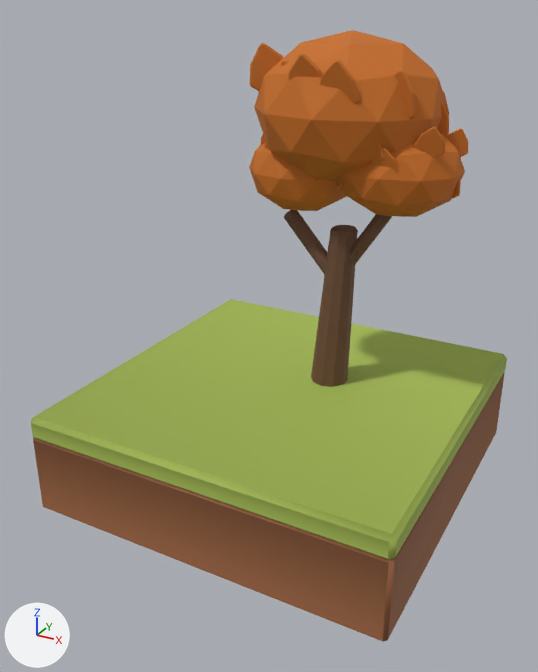
An edit to the glTF model assets/3d/reworked/tile_grove_autumn.glb, drawn before and after from the same camera.
Before and after are seen from a camera (50 mm lens) standing at (1.72, -3.34, 1.94) and looking at (-0.03, -0.16, 0.35). The lights are fixed; the arrows at lower left show +X, +Y and +Z. The picture after the commit comes second. Where no turn or scale is listed for an object, it has been applied to the vertices. Vertices at exactly the same position are counted once.

Names of what the first picture shows: 'ga_branch_l', 'ga_branch_r', 'ga_c0_leaf0', 'ga_c0_leaf1', 'ga_c0_leaf10', 'ga_c0_leaf11', 'ga_c0_leaf13', 'ga_c0_leaf8', 'ga_c0_mass', 'ga_c1_leaf0', 'ga_c1_leaf1', 'ga_c1_leaf10', 'ga_c1_leaf11', 'ga_c1_leaf12', 'ga_c1_leaf7', 'ga_c1_mass', 'ga_c2_leaf8', 'ga_c2_leaf9', 'ga_c2_mass', 'ga_trunk', 'tile_grove_autumn_body', 'tile_grove_autumn_cap'.
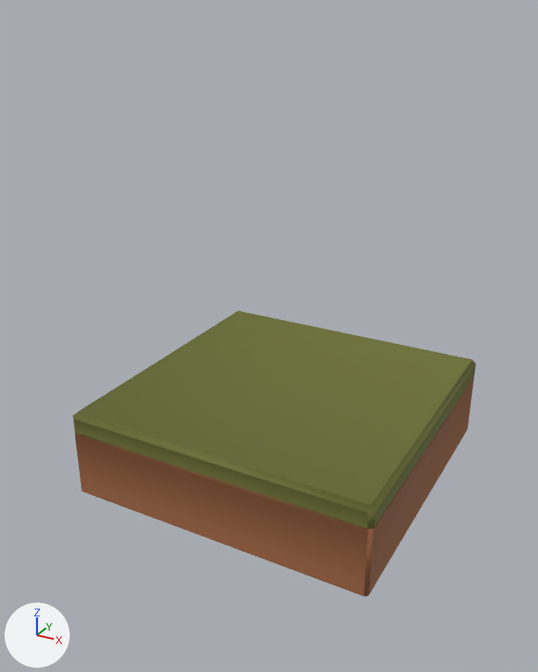
Not visible in the pictures: 'ga_c2_leaf11'.

Edits to the bpy script that builds the scene:
```text
Change me_cube_059:
    remove me_cube_059.from_pydata(...)  # 24 vertices, 44 faces; spans x -1.0..1.0, y -1.0..1.0, z -0.56..-0.1
    add me_cube_059.from_pydata(...)  # 24 vertices, 44 faces; spans x -0.85..0.85, y -0.85..0.85, z -0.5..-0.1
    me_cube_059 part 1: the whole mesh is scaled about its middle by (0.848, 0.848, 0.863), then moved by (0.0, 0.0, 0.03)
Change me_cube_060:
    remove me_cube_060.from_pydata(...)  # 24 vertices, 44 faces; spans x -1.0..1.0, y -1.0..1.0, z -0.12..0.01
    remove me_cube_060.materials.append(mat_grass_sunlit)  # green #a3b852
    add me_cube_060.from_pydata(...)  # 24 vertices, 44 faces; spans x -0.85..0.85, y -0.85..0.85, z -0.13..0.0
    me_cube_060 part 2: the whole mesh is scaled about the mesh origin by (0.848, 0.848, 1)
    add me_cube_060.materials.append(mat_earthy_olive)  # dark yellow #6b6f2f
Remove ob_ga_branch_l:
    ob_ga_branch_l = bpy.data.objects.new('ga_branch_l', me_cylinder_006)
Remove ob_ga_branch_r:
    ob_ga_branch_r = bpy.data.objects.new('ga_branch_r', me_cylinder_007)
Remove ob_ga_c0_leaf0:
    ob_ga_c0_leaf0 = bpy.data.objects.new('ga_c0_leaf0', me_ga_c0_leaf0_mesh)
Remove ob_ga_c0_leaf1:
    ob_ga_c0_leaf1 = bpy.data.objects.new('ga_c0_leaf1', me_ga_c0_leaf1_mesh)
Remove ob_ga_c0_leaf8:
    ob_ga_c0_leaf8 = bpy.data.objects.new('ga_c0_leaf8', me_ga_c0_leaf8_mesh)
Remove ob_ga_c0_leaf10:
    ob_ga_c0_leaf10 = bpy.data.objects.new('ga_c0_leaf10', me_ga_c0_leaf10_mesh)
Remove ob_ga_c0_leaf11:
    ob_ga_c0_leaf11 = bpy.data.objects.new('ga_c0_leaf11', me_ga_c0_leaf11_mesh)
Remove ob_ga_c0_leaf13:
    ob_ga_c0_leaf13 = bpy.data.objects.new('ga_c0_leaf13', me_ga_c0_leaf13_mesh)
Remove ob_ga_c0_mass:
    ob_ga_c0_mass = bpy.data.objects.new('ga_c0_mass', me_icosphere_011)
Remove ob_ga_c1_leaf0:
    ob_ga_c1_leaf0 = bpy.data.objects.new('ga_c1_leaf0', me_ga_c1_leaf0_mesh)
Remove ob_ga_c1_leaf1:
    ob_ga_c1_leaf1 = bpy.data.objects.new('ga_c1_leaf1', me_ga_c1_leaf1_mesh)
Remove ob_ga_c1_leaf7:
    ob_ga_c1_leaf7 = bpy.data.objects.new('ga_c1_leaf7', me_ga_c1_leaf7_mesh)
Remove ob_ga_c1_leaf10:
    ob_ga_c1_leaf10 = bpy.data.objects.new('ga_c1_leaf10', me_ga_c1_leaf10_mesh)
Remove ob_ga_c1_leaf11:
    ob_ga_c1_leaf11 = bpy.data.objects.new('ga_c1_leaf11', me_ga_c1_leaf11_mesh)
Remove ob_ga_c1_leaf12:
    ob_ga_c1_leaf12 = bpy.data.objects.new('ga_c1_leaf12', me_ga_c1_leaf12_mesh)
Remove ob_ga_c1_mass:
    ob_ga_c1_mass = bpy.data.objects.new('ga_c1_mass', me_icosphere_012)
Remove ob_ga_c2_leaf8:
    ob_ga_c2_leaf8 = bpy.data.objects.new('ga_c2_leaf8', me_ga_c2_leaf8_mesh)
Remove ob_ga_c2_leaf9:
    ob_ga_c2_leaf9 = bpy.data.objects.new('ga_c2_leaf9', me_ga_c2_leaf9_mesh)
Remove ob_ga_c2_leaf11:
    ob_ga_c2_leaf11 = bpy.data.objects.new('ga_c2_leaf11', me_ga_c2_leaf11_mesh)
Remove ob_ga_c2_mass:
    ob_ga_c2_mass = bpy.data.objects.new('ga_c2_mass', me_icosphere_013)
Remove ob_ga_trunk:
    ob_ga_trunk = bpy.data.objects.new('ga_trunk', me_cone_003)
```

Boxes [x1, y1, x2, y2] around the edits, measured in the pictures (538 x 672 px):
'tile_grove_autumn_cap', recoloured, rescaled (15% narrower, 16% shorter)
    before: [31, 299, 507, 559]
    after: [73, 311, 476, 529]
'tile_grove_autumn_body', rescaled (15% narrower, 18% shorter)
    before: [33, 373, 505, 642]
    after: [75, 377, 474, 597]
'ga_c0_mass', deleted (orange)
    before: [254, 30, 446, 181]
'ga_c1_mass', deleted (orange)
    before: [340, 132, 465, 217]
'ga_trunk', deleted (brown)
    before: [311, 225, 358, 387]
'ga_c2_mass', deleted (orange)
    before: [249, 143, 346, 211]
'ga_branch_l', deleted (brown)
    before: [284, 210, 328, 275]
'ga_c0_leaf11', deleted (orange)
    before: [320, 59, 360, 104]
'ga_c0_leaf8', deleted (orange)
    before: [250, 43, 283, 91]
'ga_branch_r', deleted (brown)
    before: [349, 214, 392, 267]
'ga_c1_leaf12', deleted (orange)
    before: [414, 127, 445, 158]
'ga_c0_leaf10', deleted (orange)
    before: [288, 53, 322, 81]
'ga_c0_leaf13', deleted (orange)
    before: [394, 70, 416, 119]
'ga_c1_leaf1', deleted
    before: [447, 129, 468, 157]
'ga_c1_leaf11', deleted
    before: [372, 148, 399, 173]
'ga_c0_leaf0', deleted (mostly hidden)
    before: [438, 100, 449, 138]
'ga_c1_leaf10', deleted
    before: [370, 144, 384, 163]
'ga_c1_leaf0', deleted (mostly hidden)
    before: [451, 179, 461, 199]
'ga_c0_leaf1', deleted (mostly hidden)
    before: [443, 91, 449, 115]
'ga_c2_leaf8', deleted (mostly hidden)
    before: [261, 134, 266, 145]
'ga_c1_leaf7', deleted (mostly hidden)
    before: [337, 181, 343, 189]
'ga_c2_leaf9', deleted (mostly hidden)
    before: [265, 141, 268, 149]
